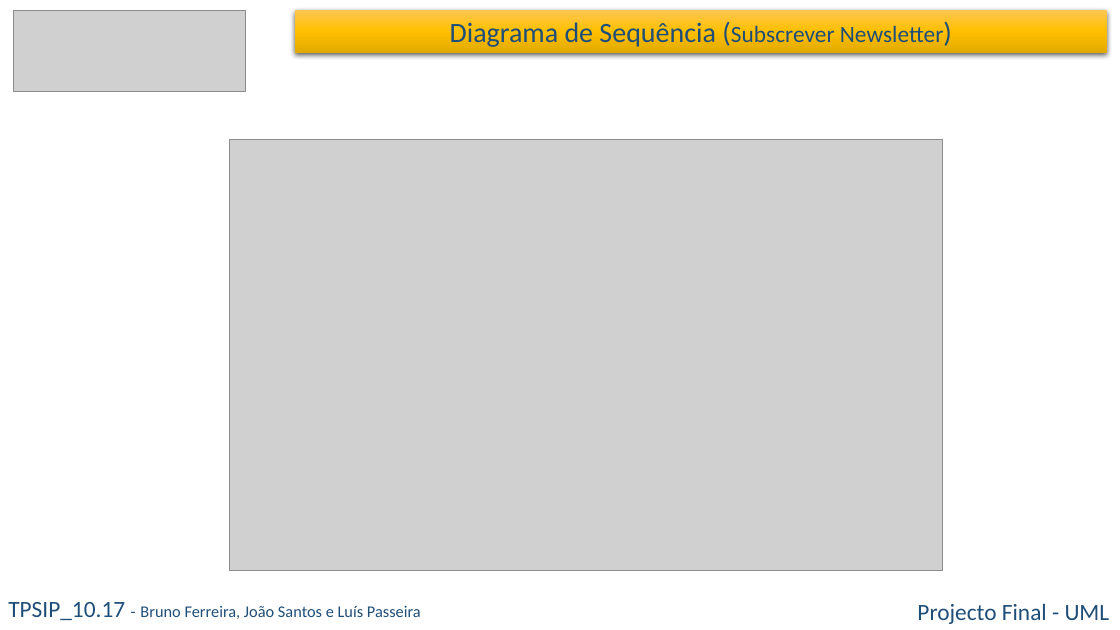
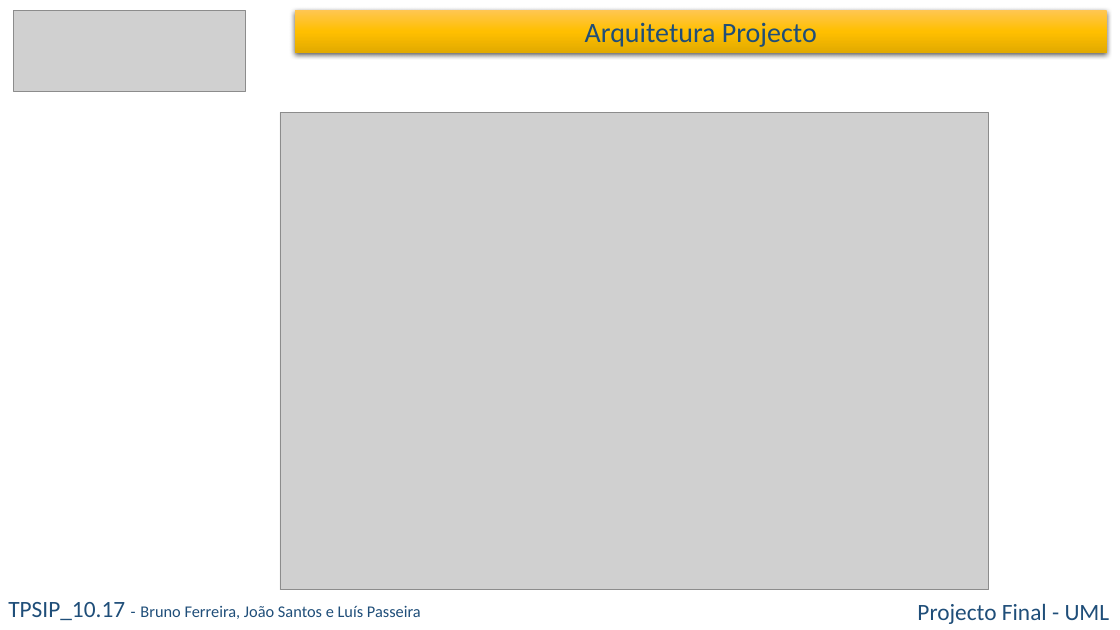
Before and after one commit to bmiguelmf/WizBall, a slide deck: slide 9 of 04 - Docs/01 - Project Manager/08 - UML/00 - Apresentação UML/UML Grupo 3.pptx (slide 8 before the commit). Drawn at 1120x630 pixels with LibreOffice and Linux fonts; fonts in the diff are those of the drawing; grey boxes stand for pictures. Boxes give left, top, right and bottom in pixels: in the first picture for what was removed or moved away, otherwise in the second. Text is boxed around its words. In the diff, an @@ line names an element or a change of style, - is before the commit and + after.

```diff
--- a/04 - Docs/01 - Project Manager/08 - UML/00 - Apresentação UML/UML Grupo 3.pptx
+++ b/04 - Docs/01 - Project Manager/08 - UML/00 - Apresentação UML/UML Grupo 3.pptx
@@ text in rectangle at [585, 23, 817, 47]: text changed @@
-Diagrama de Sequência (Subscrever Newsletter)
+Arquitetura Projecto
@@ picture: place and size @@
-picture at [229, 139, 943, 571]
+picture at [280, 113, 989, 590]
```
Also in this commit, not shown: 1 slide added, 2 other files.
